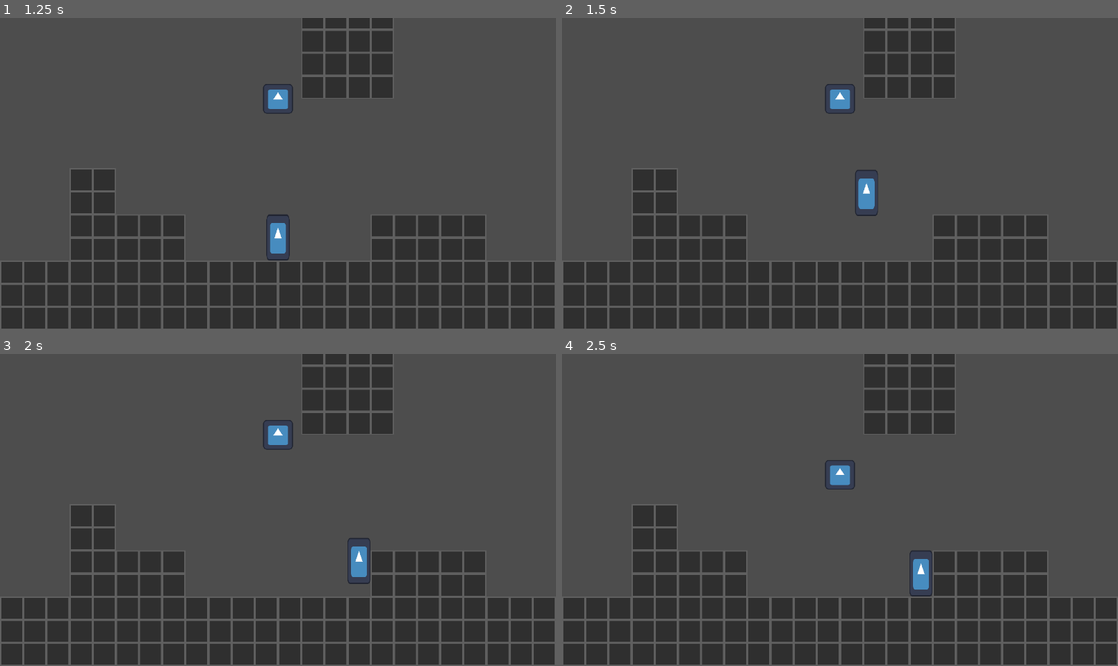
Above: before the commit, frames 1-4 (two rows, left to right).
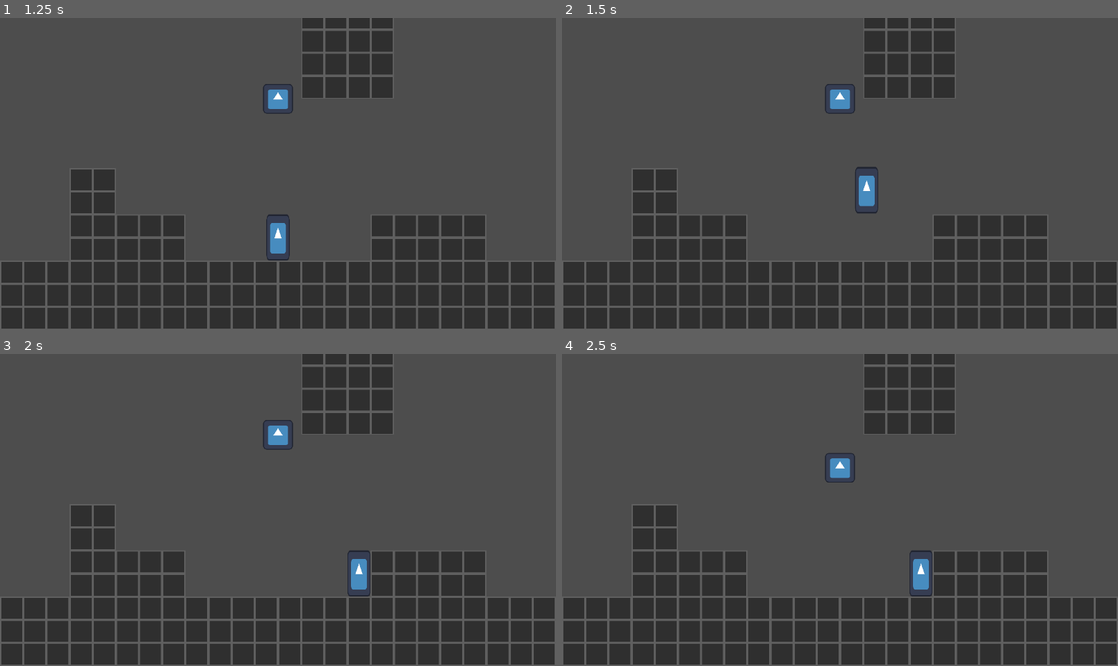
Above: after the commit, the same moments.

Repository: AzyrGames/Godot-Wild-Jam-86
Game: Godot game, scene res://1.Game/Main/main.tscn
Two runs of this game, one before a commit and one after it. Both use one fixed random seed, a clock stepped at 60 frames per second and the inputs below. The engine's default icon, where the game draws it, is replaced by a stand-in: a white triangle on a blue panel in a dark square.
Inputs (mouse positions are in pixels of both pictures, inside the frame that each line leads up to):
- Up to frame 1 (1.25 s): click "Play" at 0.5 s
- Up to frame 2 (1.5 s): tap Enter at 1.25 s; move the mouse to (962, 158) at 1.27 s; hold D (move_right) from 1.28 s (still down); hold Space (move_jump) from 1.28 s (still down); click (962, 158) at 1.42 s
- Up to frame 3 (2 s): keep holding D (move_right); keep holding Space (move_jump)
- Up to frame 4 (2.5 s): move the mouse to (728, 525) at 2.02 s; release D (move_right) at 2.03 s; release Space (move_jump) at 2.03 s; hold S (move_down) from 2.03 s (still down); tap Tab (switch_character) at 2.1 s; tap Space (move_jump) at 2.27, 2.3 s

Frame 1 is identical in both runs. In frame 2, 0.2% of the frame differs, in the area x 52-57%, y 47-64%; in frame 3, 0.3%, in the area x 62-67%, y 59-78%; in frame 4, 0.3%.

Commit message:
Add signal and adjust player

Diff:
--- a/2.Object/ConcreteObject/Entity/Character/entity_character_player.tscn
+++ b/2.Object/ConcreteObject/Entity/Character/entity_character_player.tscn
@@ -12,12 +12,12 @@
 time_to_turn_ticks = 10
 time_to_stop_ticks = 12
 max_jump_height = 50.0
-jump_time_to_fall_ticks = 20
+jump_time_to_peak_ticks = 22
 head_bump_velocity = -30.0
 running_horizontal_boost = 25.0
 jump_cutoff_multiplier = 0.4
-air_control_time_to_max_ticks = 25
-air_friction_time_to_stop_ticks = 30
+air_control_time_to_max_ticks = 20
+air_friction_time_to_stop_ticks = 25
 input_buffer_frames = 6
 metadata/_custom_type_script = "uid://bq0337t82fgc2"
 
--- a/2.Object/ConcreteObject/Entity/Ghost/entity_character_ghost.gd
+++ b/2.Object/ConcreteObject/Entity/Ghost/entity_character_ghost.gd
@@ -1,9 +1,9 @@
 extends EntityCharacter2D
 class_name EntityCharacterGhost2D
 
-@export var active : bool = false
+@export var active: bool = false
 
-@export var move_speed : float
+@export var move_speed: float
 @export var move_direction: Vector2
 
 var _last_move_direction: Vector2
@@ -18,8 +18,9 @@
 
 
 func _input(event: InputEvent) -> void:
+	if !active: return
 	if event is InputEventKey:
-		move_direction = Input.get_vector("move_left", "move_right", "move_up", "move_down",)
+		move_direction = Input.get_vector("move_left", "move_right", "move_up", "move_down", )
 		if Input.is_action_just_pressed("move_jump"):
 			trigger_mask()
 	pass
@@ -30,8 +31,8 @@
 	pass
 
 
-
 func trigger_mask() -> void:
+	print("yes")
 	EventBus.mask_triggered.emit(global_position)
 	pass
 
